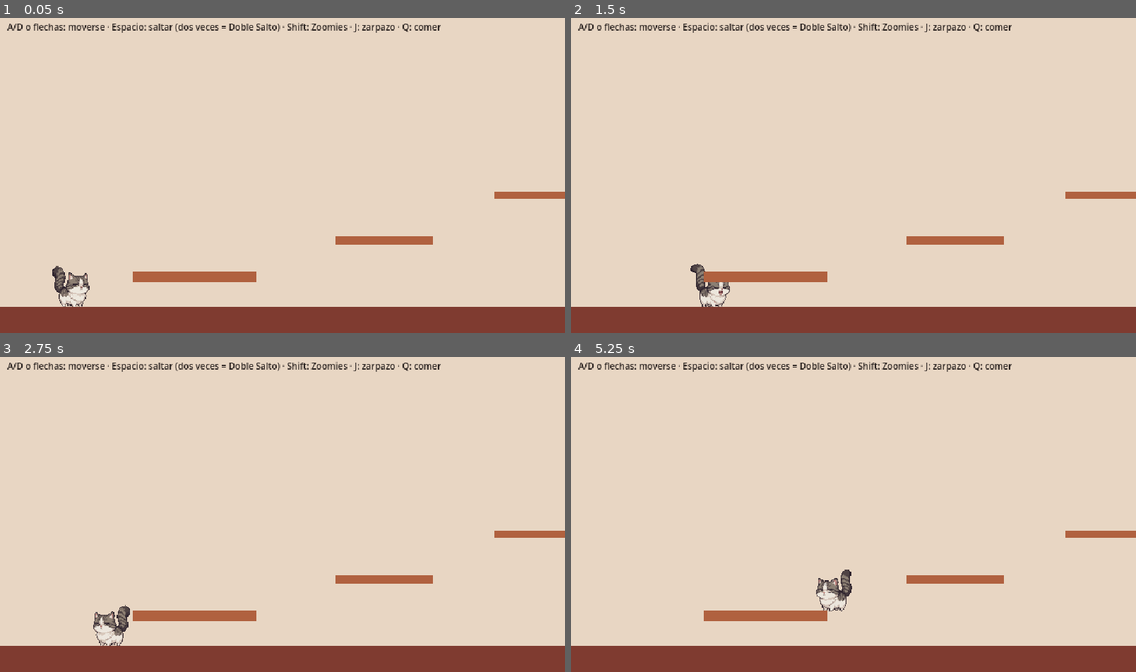
Above: before the commit, frames 1-4 (two rows, left to right).
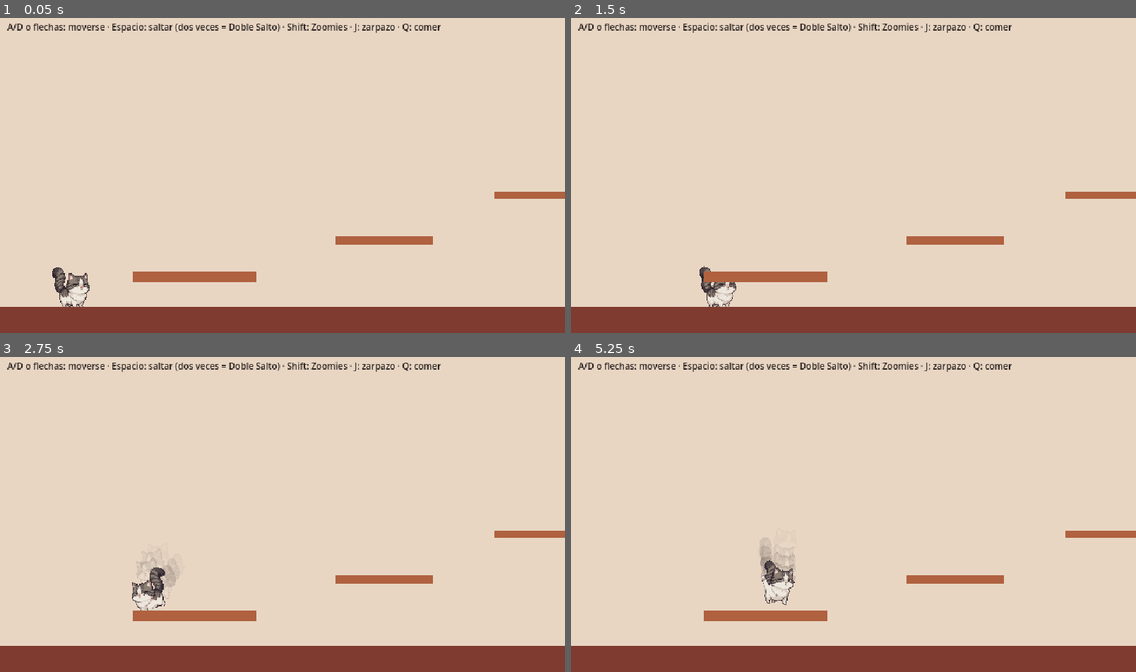
Above: after the commit, the same moments.

Repository: rivas274/demo
Game: Godot game, scene res://escenas/apartamento.tscn
Same seed, same stepped clock (60 frames per second), same inputs: the game is played once before the commit and once after it.
Inputs:
- Up to frame 1 (0.05 s): no input
- Up to frame 2 (1.5 s): hold D (mover_derecha) from 0.53 s (still down); tap Space (saltar) at 0.6, 0.77, 1.07 s; tap Q (comer_snack) at 1.35 s
- Up to frame 3 (2.75 s): tap Space (saltar) at 1.52, 1.55, 1.82, 2.3 s; release D (mover_derecha) at 2.03 s; hold A (mover_izquierda) from 2.03 s (still down); tap J (zarpazo) at 2.1 s
- Up to frame 4 (5.25 s): release A (mover_izquierda) at 2.78 s; hold D (mover_derecha) 2.78-4.28 s; tap Shift (zoomies) at 2.85 s; tap Space (saltar) at 3.02, 3.05, 3.32, 3.6, 3.77, 4.07, 4.52, 4.55, 4.82 s; hold A (mover_izquierda) 4.28-5.03 s; tap Q (comer_snack) at 4.35 s; hold D (mover_derecha) from 5.03 s (still down); tap J (zarpazo) at 5.1 s

The runs differ from the first frame. In frame 1, 0.2% of the frame differs, in the area x 9-16%, y 78-92%; in frame 2, 0.4%; in frame 3, 1.2%; in frame 4, 1.2%, in the area x 33-50%, y 57-81%.

Commit message:
Aplicar en el juego el salto corregido de la ficha de Felipe
- Fases con los mismos cuadros de la ficha: agachado al despegar,
  estirado al subir, patas recogidas arriba, caída con la nariz hacia
  abajo y aterrizaje agachado sobre las patas delanteras.
- Polvo al despegar, en el doble salto y al aterrizar; estela en el aire.
- Pruebas nuevas que comprueban la inclinación de la caída y el aterrizaje.

Co-Authored-By: Claude Opus 5.5 <noreply@anthropic.com>
Claude-Session: https://claude.ai/code/session_01WbR3FeT1XB9M7gFpgwas9J

Diff:
--- a/siete-vidas/juego/escenas/felipe.tscn
+++ b/siete-vidas/juego/escenas/felipe.tscn
@@ -1,9 +1,12 @@
-[gd_scene load_steps=3 format=3 uid="uid://b7felipe0001"]
+[gd_scene load_steps=4 format=3 uid="uid://b7felipe0001"]
 
 [ext_resource type="Script" path="res://scripts/felipe.gd" id="1_felipe"]
 
 [sub_resource type="RectangleShape2D" id="RectangleShape2D_cuerpo"]
 size = Vector2(28, 24)
+
+[sub_resource type="Gradient" id="Gradient_polvo"]
+colors = PackedColorArray(0.88, 0.84, 0.79, 0.9, 0.88, 0.84, 0.79, 0)
 
 [node name="Felipe" type="CharacterBody2D"]
 floor_snap_length = 4.0
@@ -11,6 +14,23 @@
 
 [node name="Sprite" type="AnimatedSprite2D" parent="."]
 position = Vector2(0, -25)
+
+[node name="Polvo" type="CPUParticles2D" parent="."]
+emitting = false
+amount = 10
+lifetime = 0.4
+one_shot = true
+explosiveness = 1.0
+emission_shape = 3
+emission_rect_extents = Vector2(12, 1)
+direction = Vector2(0, -1)
+spread = 80.0
+gravity = Vector2(0, 140)
+initial_velocity_min = 25.0
+initial_velocity_max = 65.0
+scale_amount_min = 2.0
+scale_amount_max = 3.0
+color_ramp = SubResource("Gradient_polvo")
 
 [node name="Cuerpo" type="CollisionShape2D" parent="."]
 position = Vector2(0, -12)
--- a/siete-vidas/juego/pruebas/prueba_movimiento.gd
+++ b/siete-vidas/juego/pruebas/prueba_movimiento.gd
@@ -39,7 +39,23 @@
 	Input.action_release("saltar")
 	_comprobar(not felipe.tiene_doble_salto, "El doble salto se gasta en el aire")
 
-	await _esperar(90)
+	# Reglas del salto acordadas en la ficha de concepto.
+	for i in 90:
+		await physics_frame
+		if felipe.velocity.y > 250.0:
+			break
+	_comprobar(felipe.sprite.frame == Felipe.CUADRO_CAYENDO, "Al caer usa la pose de caída")
+	_comprobar(felipe.sprite.rotation * felipe.mirando > 0.1, "Al caer inclina la nariz hacia abajo (%.2f rad)" % felipe.sprite.rotation)
+	for i in 90:
+		await physics_frame
+		if felipe.is_on_floor():
+			break
+	await _esperar(1)
+	_comprobar(felipe.estado == Felipe.Estado.ATERRIZANDO and felipe.sprite.frame == Felipe.CUADRO_ATERRIZAJE, "Aterriza con la pose agachada")
+	await _esperar(12)
+	_comprobar(absf(felipe.sprite.rotation) < 0.02, "Después de aterrizar queda derecho")
+
+	await _esperar(60)
 	_comprobar(felipe.is_on_floor(), "Vuelve a aterrizar")
 	_comprobar(felipe.tiene_doble_salto, "Al aterrizar recupera el doble salto")
 
--- a/siete-vidas/juego/scripts/felipe.gd
+++ b/siete-vidas/juego/scripts/felipe.gd
@@ -6,9 +6,20 @@
 
 signal aterrizo(fuerza: float)
 
-enum Estado { SUELO, AIRE, ZOOMIES, ZARPAZO, COMIENDO }
+enum Estado { SUELO, AIRE, ZOOMIES, ZARPAZO, COMIENDO, ATERRIZANDO }
 
 const ESCALA_SPRITE := 0.5
+## Cuadros de la hoja "saltar" para cada fase (los mismos de la ficha de concepto).
+## El cuadro 4 viene inclinado en diagonal y se ve raro: no se usa.
+const CUADRO_AGACHADO := 1
+const CUADRO_SUBIENDO := 2
+const CUADRO_ARRIBA := 3
+const CUADRO_CAYENDO := 2
+const CUADRO_ATERRIZAJE := 5
+const CUADRO_ASENTARSE := 6
+## Inclinación al caer: nariz hacia abajo, buscando el suelo con las patas delanteras.
+const INCLINACION_CAIDA := 0.32
+const INCLINACION_DOBLE_SALTO := -0.35
 
 @export_group("Movimiento")
 @export var velocidad_caminar := 95.0
@@ -38,9 +49,13 @@
 var _tiempo_zoomies := 0.0
 var _espera_zoomies := 0.0
 var _velocidad_al_caer := 0.0
+var _tiempo_desde_salto := 99.0
+var _tiempo_aterrizando := 0.0
+var _tiempo_estela := 0.0
 var _efecto: Tween
 
 @onready var sprite: AnimatedSprite2D = $Sprite
+@onready var polvo: CPUParticles2D = $Polvo
 
 
 func _ready() -> void:
@@ -53,6 +68,7 @@
 func _physics_process(delta: float) -> void:
 	var direccion := Input.get_axis("mover_izquierda", "mover_derecha")
 	_tiempo_salto_pedido += delta
+	_tiempo_desde_salto += delta
 	_espera_zoomies = maxf(0.0, _espera_zoomies - delta)
 	if Input.is_action_just_pressed("saltar"):
 		_tiempo_salto_pedido = 0.0
@@ -63,6 +79,13 @@
 		Estado.ZARPAZO, Estado.COMIENDO:
 			_frenar(delta)
 			_aplicar_gravedad(delta)
+		Estado.ATERRIZANDO:
+			_mover(direccion, delta)
+			_aplicar_gravedad(delta)
+			_intentar_saltar()
+			_tiempo_aterrizando -= delta
+			if _tiempo_aterrizando <= 0.0 and estado == Estado.ATERRIZANDO:
+				estado = Estado.SUELO
 		_:
 			_mover(direccion, delta)
 			_aplicar_gravedad(delta)
@@ -74,6 +97,7 @@
 	move_and_slide()
 	_actualizar_suelo(estaba_en_suelo, delta)
 	_actualizar_animacion(direccion)
+	_actualizar_estela(delta)
 
 
 func _mover(direccion: float, delta: float) -> void:
@@ -104,15 +128,20 @@
 		return
 	if is_on_floor() or _tiempo_fuera_del_suelo < margen_salto:
 		_saltar(velocidad_salto)
-		_estirar(Vector2(0.8, 1.25), 0.18)
+		_soltar_polvo(10)
+		# Despegue: se ve agachado un instante y sale estirado (sin retrasar el salto).
+		_estirar(Vector2(0.8, 1.25), 0.2)
 	elif tiene_doble_salto:
 		tiene_doble_salto = false
 		_saltar(velocidad_doble_salto)
-		_inclinar(-0.35, 0.35)
+		_soltar_polvo(8)
+		_inclinar(INCLINACION_DOBLE_SALTO, 0.28)
 
 
 func _saltar(fuerza: float) -> void:
 	velocity.y = fuerza
+	_tiempo_desde_salto = 0.0
+	sprite.rotation = 0.0
 	_tiempo_salto_pedido = 99.0
 	_tiempo_fuera_del_suelo = 99.0
 	estado = Estado.AIRE
@@ -151,7 +180,7 @@
 			_aterrizar()
 	else:
 		_tiempo_fuera_del_suelo += delta
-		if estado == Estado.SUELO:
+		if estado in [Estado.SUELO, Estado.ATERRIZANDO]:
 			estado = Estado.AIRE
 
 
@@ -159,13 +188,18 @@
 ## hacia abajo, se endereza sobre ellas y después se aplasta.
 func _aterrizar() -> void:
 	var fuerza := clampf(_velocidad_al_caer / caida_maxima, 0.0, 1.0)
+	aterrizo.emit(fuerza)
 	if estado == Estado.AIRE:
-		estado = Estado.SUELO
-	aterrizo.emit(fuerza)
+		estado = Estado.ATERRIZANDO
+		_tiempo_aterrizando = 0.2
+	if fuerza > 0.25:
+		_soltar_polvo(int(8 + 8 * fuerza))
 	if _efecto:
 		_efecto.kill()
+	# Las patas delanteras tocan primero: el cuerpo gira sobre ellas hasta enderezarse
+	# y después se aplasta con un rebote.
 	_efecto = create_tween()
-	_efecto.tween_property(sprite, "rotation", 0.0, 0.08).from(0.3 * mirando * fuerza)
+	_efecto.tween_property(sprite, "rotation", 0.0, 0.08).from(sprite.rotation)
 	var base := Vector2.ONE * ESCALA_SPRITE
 	_efecto.tween_property(sprite, "scale", base * Vector2(1.0 + 0.3 * fuerza, 1.0 - 0.3 * fuerza), 0.05)
 	_efecto.tween_property(sprite, "scale", base, 0.14).set_trans(Tween.TRANS_BACK).set_ease(Tween.EASE_OUT)
@@ -177,18 +211,69 @@
 		return
 	if estado == Estado.ZOOMIES:
 		_reproducir("correr")
+	elif estado == Estado.ATERRIZANDO:
+		_poner_cuadro_salto(CUADRO_ATERRIZAJE if _tiempo_aterrizando > 0.1 else CUADRO_ASENTARSE)
 	elif not is_on_floor():
-		sprite.animation = "saltar"
-		# Cuadro según la fase: subir, pausa arriba, caer buscando el suelo.
-		sprite.frame = 2 if velocity.y < -60.0 else (3 if velocity.y < 60.0 else 2)
-		if velocity.y > 60.0 and not (_efecto and _efecto.is_running()):
-			sprite.rotation = lerpf(sprite.rotation, 0.3 * mirando, 0.15)
+		_animar_aire()
 	elif absf(velocity.x) > velocidad_caminar + 5.0:
 		_reproducir("correr")
 	elif direccion != 0.0:
 		_reproducir("caminar")
 	else:
 		_reproducir("quieto")
+
+
+## Fases del salto: despegue agachado, subida estirada, pausa arriba con las patas
+## recogidas y caída con la nariz hacia abajo y las patas delanteras estiradas.
+func _animar_aire() -> void:
+	if _tiempo_desde_salto < 0.06:
+		_poner_cuadro_salto(CUADRO_AGACHADO)
+	elif velocity.y < -60.0:
+		_poner_cuadro_salto(CUADRO_SUBIENDO)
+	elif velocity.y < 60.0:
+		_poner_cuadro_salto(CUADRO_ARRIBA)
+	else:
+		_poner_cuadro_salto(CUADRO_CAYENDO)
+		# La caída manda sobre cualquier giro anterior (por ejemplo, el del doble salto).
+		if _efecto and _efecto.is_running():
+			_efecto.kill()
+			sprite.scale = Vector2.ONE * ESCALA_SPRITE
+		var avance := clampf((velocity.y - 60.0) / 160.0, 0.0, 1.0)
+		sprite.rotation = lerpf(sprite.rotation, INCLINACION_CAIDA * mirando * avance, 0.3)
+
+
+func _poner_cuadro_salto(cuadro: int) -> void:
+	sprite.stop()
+	sprite.animation = "saltar"
+	sprite.frame = cuadro
+
+
+func _soltar_polvo(cantidad: int) -> void:
+	polvo.amount = maxi(cantidad, 1)
+	polvo.restart()
+	polvo.emitting = true
+
+
+## Estela de imágenes fantasma mientras está en el aire o haciendo Zoomies.
+func _actualizar_estela(delta: float) -> void:
+	if is_on_floor() and estado != Estado.ZOOMIES:
+		return
+	_tiempo_estela += delta
+	if _tiempo_estela < 0.035:
+		return
+	_tiempo_estela = 0.0
+	var fantasma := Sprite2D.new()
+	fantasma.texture = sprite.sprite_frames.get_frame_texture(sprite.animation, sprite.frame)
+	fantasma.global_position = sprite.global_position
+	fantasma.global_rotation = sprite.global_rotation
+	fantasma.scale = sprite.scale
+	fantasma.flip_h = sprite.flip_h
+	fantasma.modulate.a = 0.28
+	fantasma.z_index = -1
+	get_parent().add_child(fantasma)
+	var desvanecer := fantasma.create_tween()
+	desvanecer.tween_property(fantasma, "modulate:a", 0.0, 0.22)
+	desvanecer.tween_callback(fantasma.queue_free)
 
 
 func _reproducir(nombre: String) -> void:
Not shown, changed: siete-vidas/juego/README.md
Not shown, changed: siete-vidas/memoria/03-arte-y-herramientas.md
